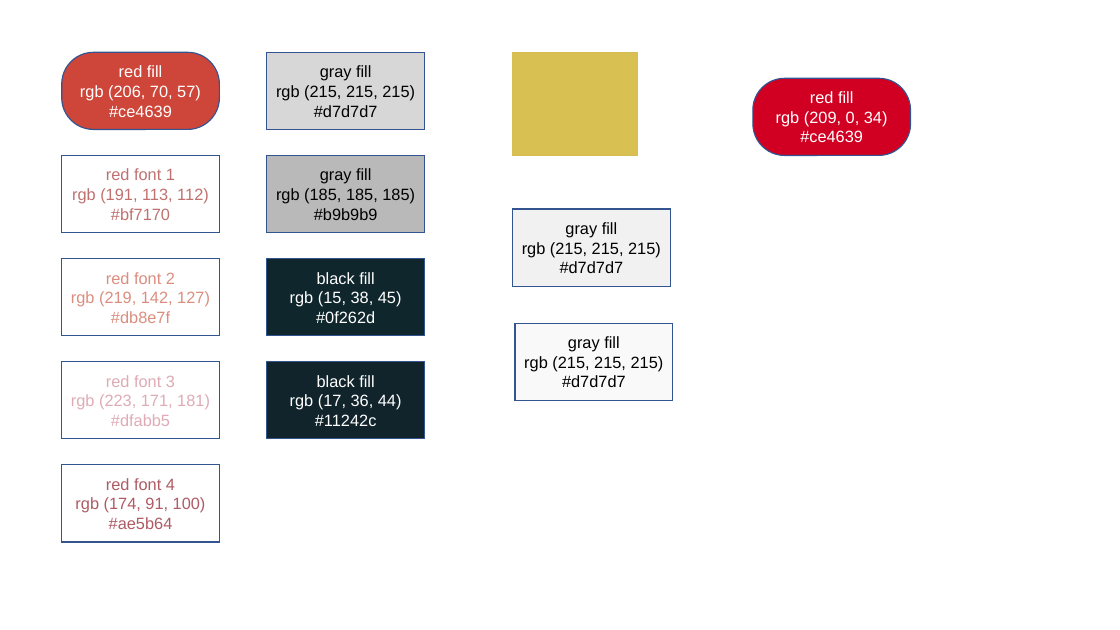
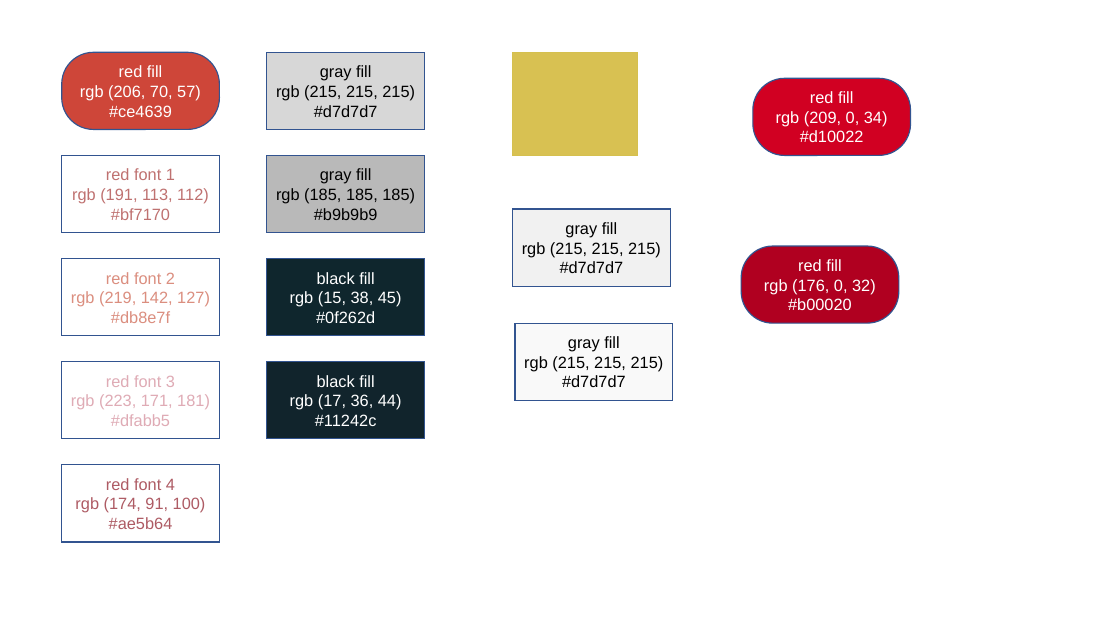
Before and after one commit to aarryann/doweb2, a slide deck: slide 1 of .docs/Colors.pptx. Drawn at 1120x630 pixels with LibreOffice and Linux fonts; fonts in the diff are those of the drawing. Boxes give left, top, right and bottom in pixels: in the first picture for what was removed or moved away, otherwise in the second. Text is boxed around its words. In the diff, an @@ line names an element or a change of style, - is before the commit and + after.

```diff
--- a/.docs/Colors.pptx
+++ b/.docs/Colors.pptx
@@ text in rounded rectangle at (800,130,864,142): text changed @@
-#ce4639
+#d10022
@@ rounded rectangle added at (741,246,899,323), fill #B00020, outline #325491 1 pt, 14 pt, text #FFFFFF @@
+red fill
+rgb (176, 0, 32)
+#b00020
```
Also in this commit, not shown: 1 other file.
